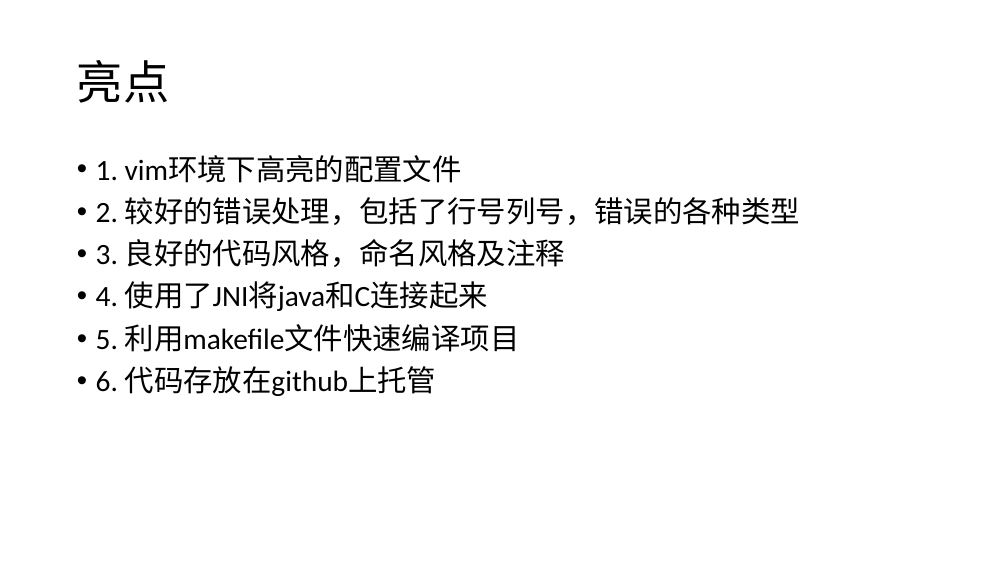
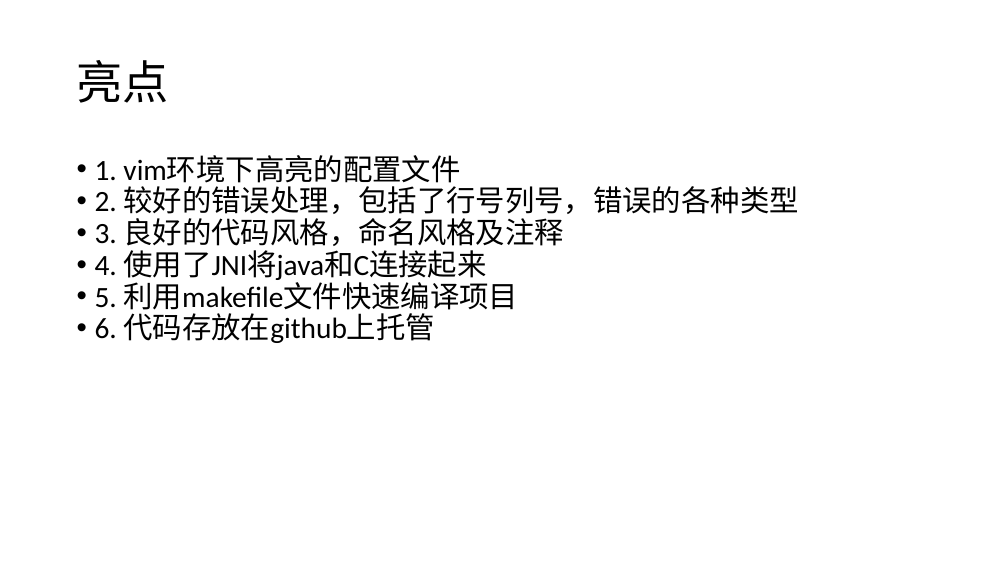
Before and after one commit to ecnucompiler/compiler, a slide deck: slide 3 of 项目说明.pptx. Drawn at 1008x567 pixels with LibreOffice and Linux fonts; fonts in the diff are those of the drawing. Boxes give left, top, right and bottom in pixels: in the first picture for what was removed or moved away, otherwise in the second. Text is boxed around its words. In the diff, an @@ line names an element or a change of style, - is before the commit and + after.

```diff
--- a/项目说明.pptx
+++ b/项目说明.pptx
@@ text "1. vim环境下高亮的配置文件" at (95,155,799,343): indent changed; less space between paragraphs @@
```
Also in this commit, not shown: 2 other slides changed, 1 slide added, 1 slide removed, 5 other files.
